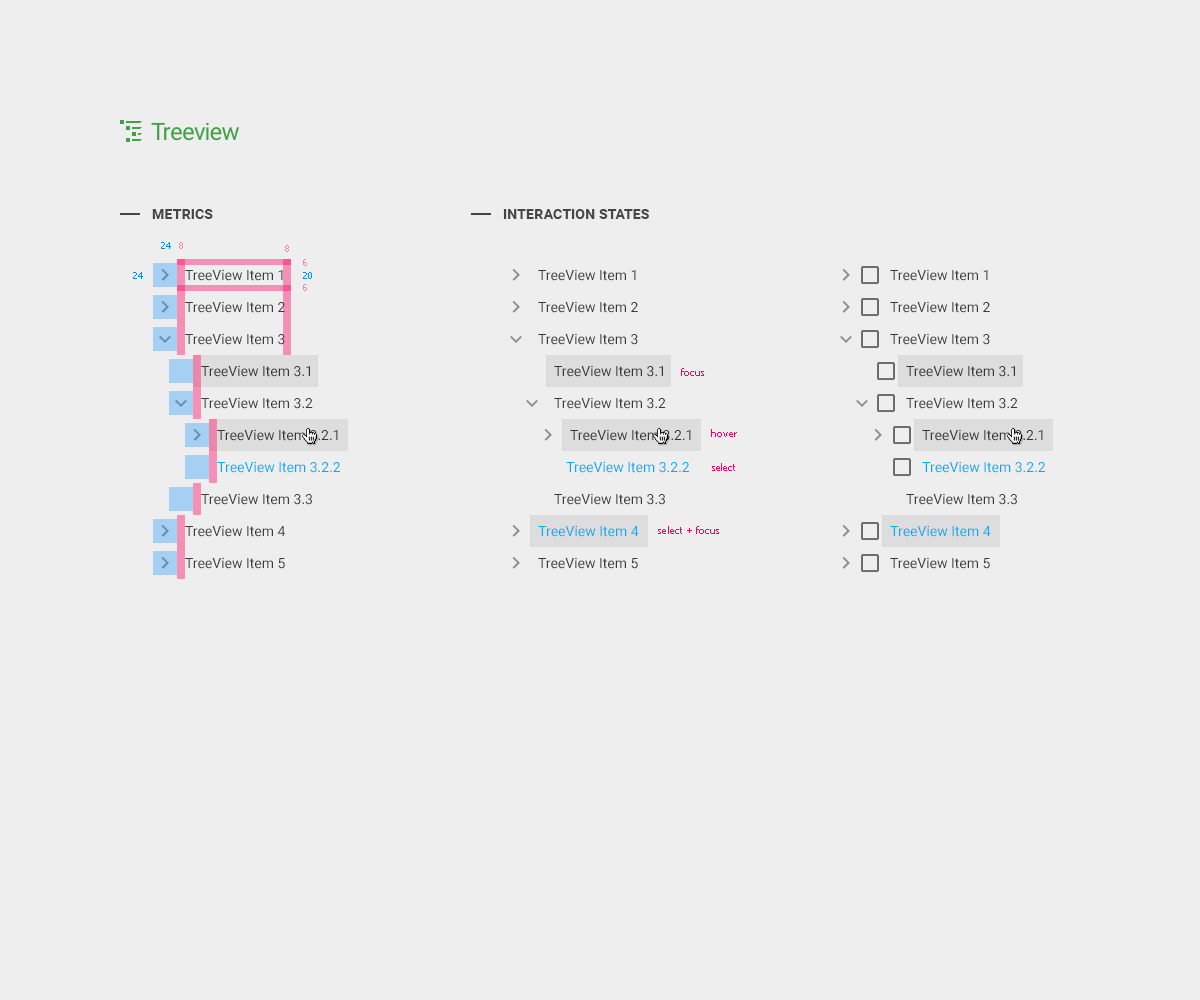
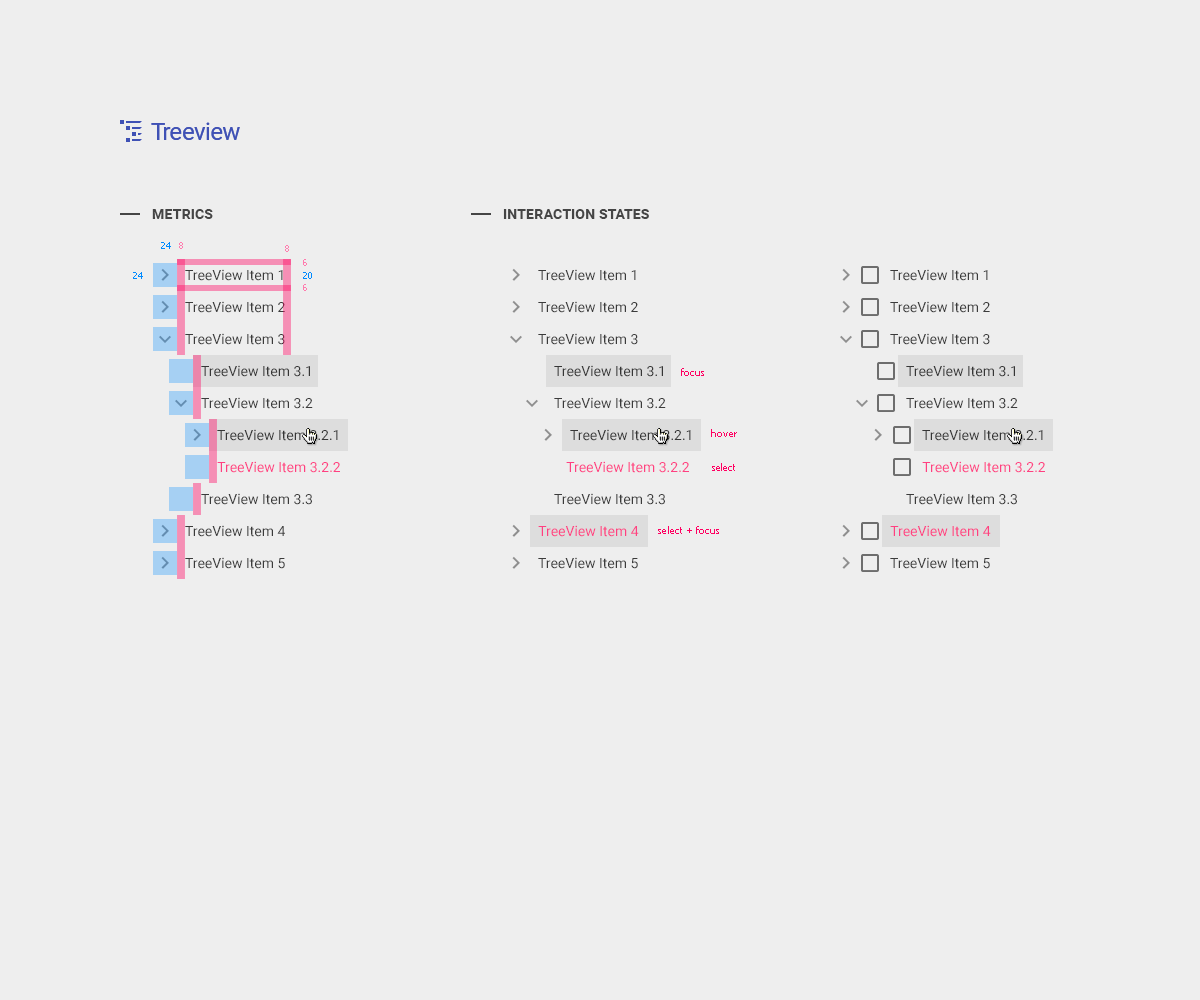
Two versions of the same layered image (1200 × 1000). Layer-by-layer changes:
renamed "Treeview Title" to "Label", moved it out of group "Treeview" over [120, 120, 240, 142]
painted on "TreeView Icon" over [120, 120, 142, 142]
painted on "Treeview" (1st of 2, in "Label") over [151, 122, 240, 141]
painted on "TreeView Item 3.2.2" (1st of 3, in "Treeview" › "Metrics" › "TreeView Default" › "items") over [217, 461, 340, 473]
painted on "TreeView Item 4" (1st of 2, in "Treeview" › "Interactions" › "TreeView Default" › "items") over [538, 525, 639, 537]
painted on "TreeView Item 3.2.2" (2nd of 3, in "Treeview" › "Interactions" › "TreeView Default" › "items") over [566, 461, 689, 473]
painted on "TreeView Item 4" (2nd of 2, in "Treeview" › "Interactions" › "TreeView Checkbox" › "items") over [890, 525, 991, 537]
painted on "TreeView Item 3.2.2" (3rd of 3, in "Treeview" › "Interactions" › "TreeView Checkbox" › "items") over [922, 461, 1045, 473]
